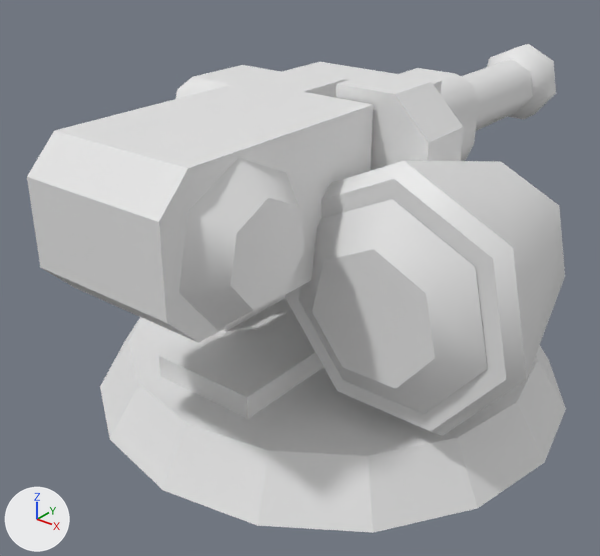
The FBX model Assets/04_Meshes/ShipModules/TieDowns/SM_Module_TurretHead_Kinetic_T1.fbx as it was, and as the next commit left it.
Camera for both pictures: a 50 mm camera at (2.37, -3.24, 3.9) aimed at (-0.21, -0.02, 1.91). The lights are fixed; the arrows at lower left show +X, +Y and +Z. The picture after the commit comes second. Where no turn or scale is listed for an object, it has been applied to the vertices.

Names of what the first picture shows: 'SM_Module_TurretHead_Kinetic_T1'.
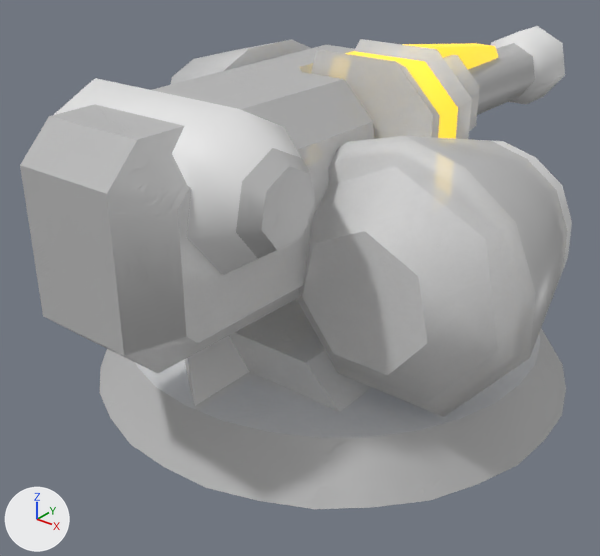
The change, as a list of edits to the scene's bpy script:
```text
Add mat_metalbaseorange:
    mat_metalbaseorange = bpy.data.materials.new('MetalBaseOrange')
    mat_metalbaseorange.use_nodes = True; mat_metalbaseorange.node_tree.nodes.clear()
    _N = mat_metalbaseorange.node_tree.nodes; _L = mat_metalbaseorange.node_tree.links
    n0 = _N.new('ShaderNodeBsdfPrincipled'); n0.name = 'Principled BSDF'
    n1 = _N.new('ShaderNodeOutputMaterial'); n1.name = 'Material Output'
    n2 = _N.new('ShaderNodeTexImage'); n2.name = 'Image Texture'
    n2.image = img_t_metalbase_normal_png
    n3 = _N.new('ShaderNodeNormalMap'); n3.name = 'Normal Map'
    _L.new(n2.outputs[0], n3.inputs[1])  # 'Color' to 'Color'
    _L.new(n3.outputs[0], n0.inputs[5])  # 'Normal' to 'Normal'
    _L.new(n0.outputs[0], n1.inputs[0])  # 'BSDF' to 'Surface'
Add mat_secondary:
    mat_secondary = bpy.data.materials.new('Secondary')
    # colours: grey #bcbcbc
    # uses the picture img_t_paintedmetal_shipmodules_normal_png
Add mat_metalbase:
    mat_metalbase = bpy.data.materials.new('MetalBase')
    # uses the picture img_t_metalbase_basecolor_png
    # uses the picture img_t_metalbase_normal_png
Change me_circle_002:
    remove me_circle_002.from_pydata(...)  # 251 vertices, 164 faces; spans x -1.28..1.34, y -1.5..2.24, z 1.27..3.06
    add me_circle_002.from_pydata(...)  # 359 vertices, 255 faces; spans x -1.26..1.34, y -1.6..2.35, z 1.49..3.2
    me_circle_002 part 1: the loose piece of 32 vertices spanning x -1.28..1.28, y -1.28..1.28, z 1.37..1.64 is rebuilt with 64 vertices and now spans x -1.26..1.26, y -1.26..1.26, z 1.49..1.74
    me_circle_002 part 2: the loose piece of 28 vertices spanning x -0.24..0.24, y 1.94..2.24, z 2.42..2.89 is rebuilt with 29 vertices and now spans x -0.24..0.24, y 1.85..2.35, z 2.52..2.99, in mat_metalbaseorange
    me_circle_002 part 3: the loose piece of 24 vertices spanning x -0.27..0.27, y 0.25..0.97, z 2.38..2.9 is rebuilt with 16 vertices and now spans x -0.27..0.27, y 0.25..0.97, z 2.48..3.0, in mat_metalbase
    me_circle_002 part 4: the loose piece of 21 vertices spanning x 0.11..1.34, y -0.59..0.36, z 1.7..2.89 is rebuilt with 50 vertices and now spans x 0.11..1.34, y -0.59..0.36, z 1.8..2.99
    me_circle_002 part 5: the loose piece of 20 vertices spanning x -0.37..0.37, y -1.5..0.36, z 2.31..3.0 is rebuilt with 38 vertices and now spans x -0.4..0.41, y -1.6..0.82, z 2.18..3.1
    me_circle_002 part 6: the loose piece of 16 vertices spanning x -0.7..-0.34, y -0.42..0.25, z 1.27..2.98 is rebuilt with 16 vertices and now spans x -0.72..-0.33, y -0.48..0.31, z 1.97..3.16, in mat_metalbase
    me_circle_002 part 7: the loose piece of 14 vertices spanning x 0.25..1.2, y -0.72..-0.6, z 1.82..2.75 is rebuilt with 14 vertices and now spans x 0.18..1.27, y -0.78..-0.57, z 1.87..2.92, in mat_metalbase
    me_circle_002 part 8: the loose piece of 14 vertices spanning x -0.18..0.18, y 0.9..1.96, z 2.48..2.82 is rebuilt with 14 vertices and now spans x -0.18..0.18, y 0.91..1.97, z 2.58..2.92, in mat_secondary
    me_circle_002 part 9: the loose piece of 10 vertices spanning x 0.16..0.65, y -0.22..0.09, z 2.57..3.06 is rebuilt with 20 vertices and now spans x -0.13..0.68, y -0.24..0.09, z 2.54..3.2
    me_circle_002 part 10: a new loose piece of 42 vertices spanning x -0.62..0.62, y -1.42..-0.8, z 2.56..3.16
    me_circle_002 part 11: the loose piece of 8 vertices spanning x -1.1..-0.3, y -0.52..0.35, z 1.38..1.98 is deleted
    me_circle_002 part 12: the loose piece of 8 vertices spanning x -0.39..0.19, y -0.9..0.95, z 1.36..1.76 is deleted
    me_circle_002 part 13: 14 vertices removed from x 0.37..0.51, y -1.43..-0.76, z 2.32..2.98; 20 vertices added at x -0.98..0.58, y -1.09..0.91, z 1.66..2.08
    me_circle_002 part 14: 8 vertices added at x -0.09..0.09, y 0.61..1.63, z 2.85..3.07
    other edits to the shape of me_circle_002 do not show in these pictures
    add me_circle_002.materials.append(mat_metalbase)
    add me_circle_002.materials.append(mat_secondary)
    add me_circle_002.materials.append(mat_metalbaseorange)
    add me_circle_002.materials.append(mat_emissive)  # yellow #e7c333, glowing yellow #e7c333
```

What differs and where, as boxes (x1, y1, x2, y2) in the pictures (600 x 556 px; the box of a moved part takes in the faces that stretch with it):
'SM_Module_TurretHead_Kinetic_T1', reshaped: before (27, 44, 566, 533); after (20, 26, 572, 509)
part 1 of me_circle_002, rebuilt: before (100, 317, 566, 533); after (99, 328, 566, 509)
part 2 of me_circle_002, rebuilt (7% wider): before (487, 44, 556, 119); after (491, 26, 565, 104)
part 3 of me_circle_002, rebuilt: before (400, 68, 478, 161); after (443, 55, 480, 131)
part 4 of me_circle_002, rebuilt: before (285, 161, 565, 436); after (297, 136, 572, 417)
part 5 of me_circle_002, rebuilt: before (27, 62, 442, 343); after (20, 45, 374, 373)
part 6 of me_circle_002, rebuilt: before (176, 65, 281, 99); after (170, 40, 311, 85)
part 7 of me_circle_002, rebuilt: before (298, 199, 487, 414); after (299, 166, 498, 402)
part 8 of me_circle_002, rebuilt: before (461, 59, 533, 131); after (468, 43, 535, 115)
part 9 of me_circle_002, rebuilt: before (336, 73, 463, 171); after (311, 39, 472, 139)
part 10 of me_circle_002, added: after (54, 78, 315, 275)
part 11 of me_circle_002, deleted (mostly hidden): before (223, 295, 285, 331)
part 12 of me_circle_002, deleted: before (159, 298, 324, 419)
part 13 of me_circle_002, moved or reshaped: before (179, 158, 305, 330); after (184, 299, 372, 412)
part 14 of me_circle_002, added (yellow): after (402, 43, 498, 69)
